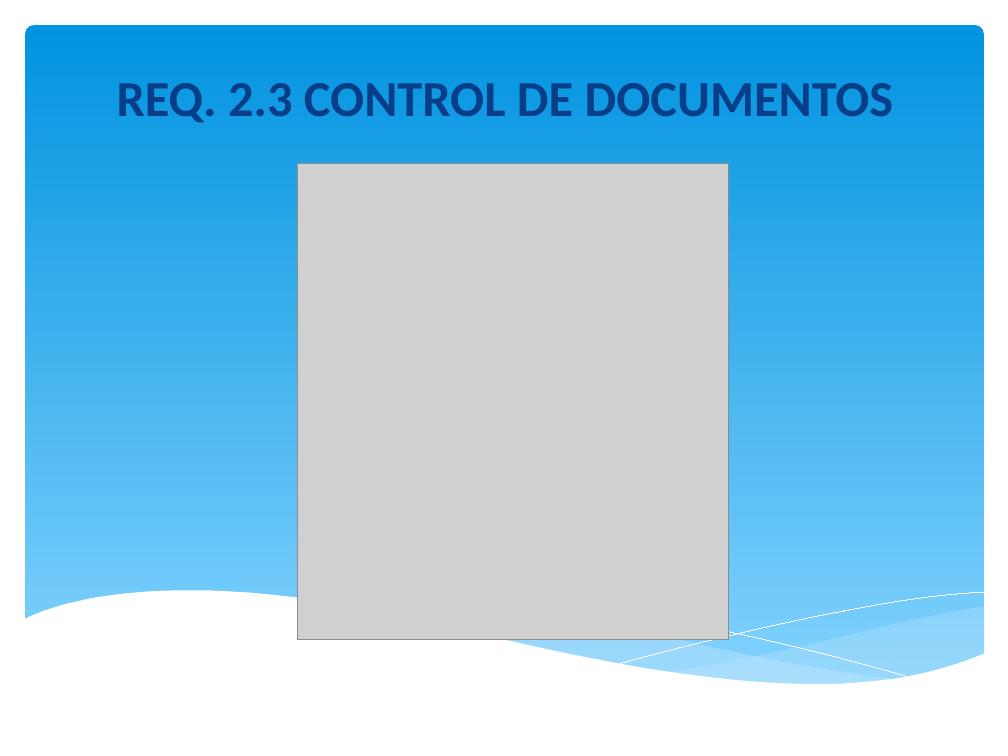
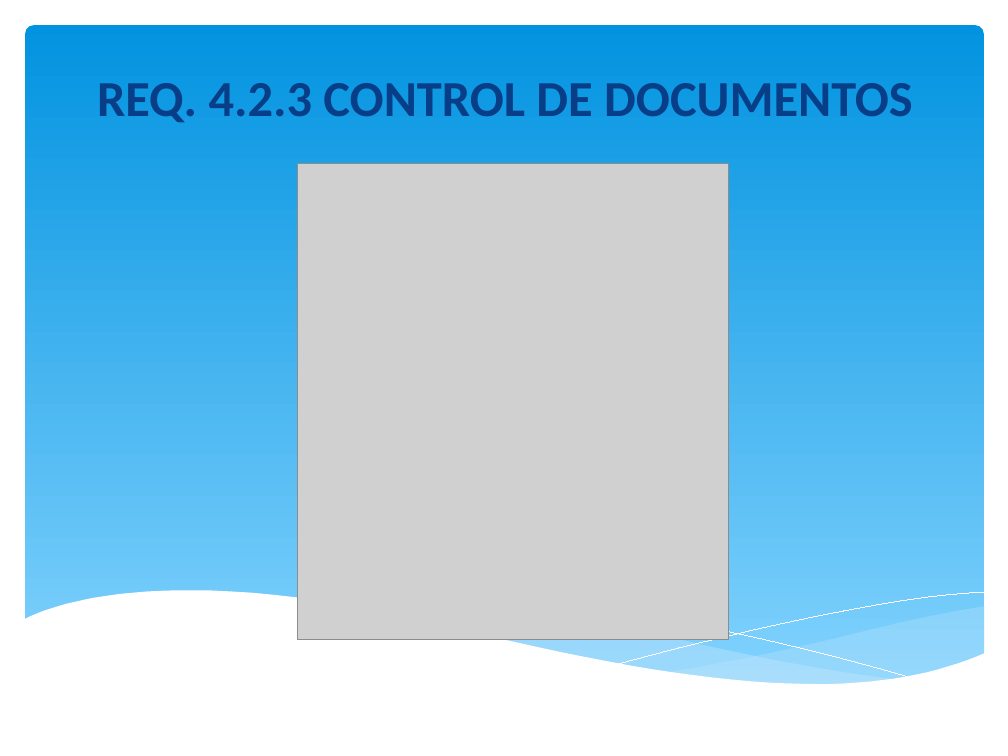
Before and after one commit to orlysemperfi/tp3-contratos-clientes, a slide deck: slide 4 of ITERACION 5/SUB ITERACION 4/PPT TP3 PRES04.pptx. Drawn at 1008x756 pixels with LibreOffice and Linux fonts; fonts in the diff are those of the drawing; grey boxes stand for pictures; background and template pictures are left out. Boxes give left, top, right and bottom in pixels: in the first picture for what was removed or moved away, otherwise in the second. Text is boxed around its words. In the diff, an @@ line names an element or a change of style, - is before the commit and + after.

```diff
--- a/ITERACION 5/SUB ITERACION 4/PPT TP3 PRES04.pptx
+++ b/ITERACION 5/SUB ITERACION 4/PPT TP3 PRES04.pptx
@@ title at (97,83,913,122): text changed @@
-REQ. 2.3 CONTROL DE DOCUMENTOS
+REQ. 4.2.3 CONTROL DE DOCUMENTOS
```
Also in this commit, not shown: 4 other slides changed.
